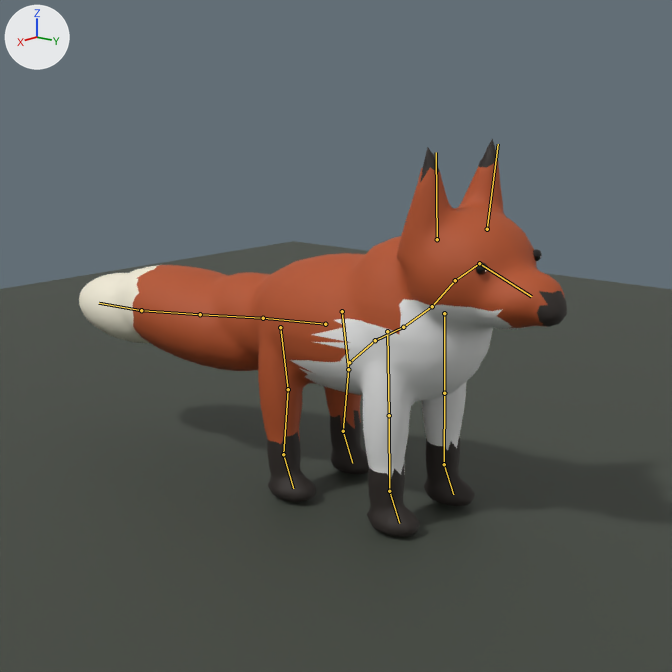
The Blender file assets/models/fox_reference.blend: old version first, new version second.
The view is the same before and after, from the file's camera 'Fox presentation camera'. Every picture has the same lights, and +X, +Y and +Z are marked at upper left. The first picture is the older version. Both versions are drawn at frame 39 of the action 'Stand'; the numbers are the values there. The bones that bend it are drawn over the model as lines.

The first picture shows 'Fox eye', 'Fox eye.001', 'Fox_Reference', 'Presentation Ground'.
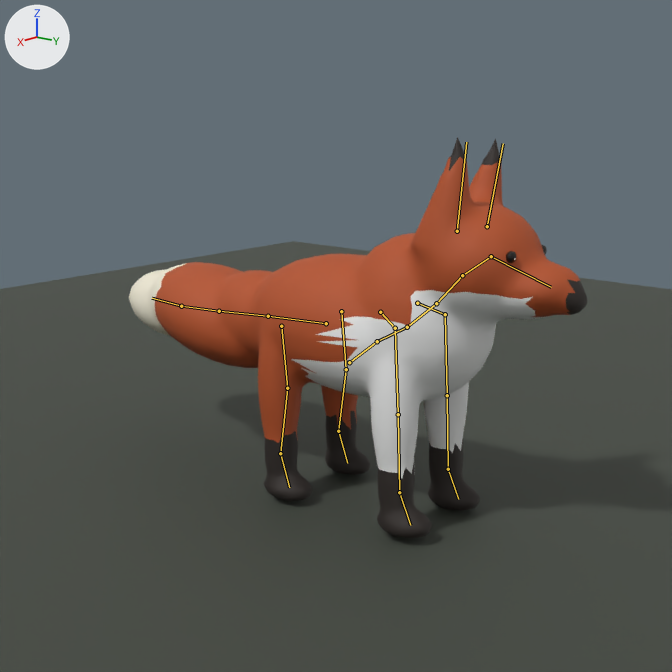
What differs and where, as boxes [x1, y1, x2, y2] in the pictures (672 x 672 px):
```json
{"object": "Fox_Reference", "change": "posed", "before": [79, 139, 567, 537], "after": [129, 137, 588, 539]}
{"object": "Fox eye", "change": "posed", "before": [533, 249, 542, 261], "after": [541, 245, 547, 255]}
{"bone": "pelvis", "before": "(349, 362) to (375, 340)", "after": "(349, 362) to (377, 341)"}
{"bone": "spine_01", "before": "(375, 340) to (403, 327)", "after": "(377, 341) to (407, 327)"}
{"bone": "chest", "before": "(403, 327) to (432, 306)", "after": "(407, 327) to (436, 303)"}
{"bone": "neck_01", "before": "(432, 306) to (455, 280)", "after": "(436, 303) to (462, 275)"}
{"bone": "neck_02", "before": "(455, 280) to (479, 263)", "after": "(462, 275) to (491, 256)"}
{"bone": "head", "before": "(479, 263) to (531, 296)", "after": "(491, 256) to (551, 287)"}
{"bone": "ear.R", "before": "(437, 239) to (436, 152)", "after": "(457, 231) to (466, 142)"}
{"bone": "tail_01", "before": "(325, 324) to (263, 318)", "after": "(326, 323) to (268, 316)"}
{"bone": "tail_02", "before": "(263, 318) to (200, 314)", "after": "(268, 316) to (219, 311)"}
{"bone": "tail_03", "before": "(200, 314) to (141, 310)", "after": "(219, 311) to (181, 306)"}
{"bone": "tail_04", "before": "(141, 310) to (99, 303)", "after": "(181, 306) to (152, 298)"}
```

The change, as JSON lines over the scene's bpy script:
```json
{"block": "bone_pelvis", "where": "bone_pelvis = bpy.data.objects['Fox_Rig'].pose.bones['pelvis']  # child of 'root'"}
{"op": "set", "path": "bone_pelvis.rotation_euler", "old": "(0.0175, 0.0, -0.0175)", "new": "(-0.0175, 0.0, 0.0175)", "note": "degrees (1, 0, -1) -> degrees (-1, 0, 1)"}
{"block": "bone_spine_01", "where": "bone_spine_01 = bpy.data.objects['Fox_Rig'].pose.bones['spine_01']  # child of 'pelvis'"}
{"op": "set", "path": "bone_spine_01.rotation_euler", "old": "(-0.0175, 0.0, -0.0175)", "new": "(0.0175, 0.0, 0.0175)", "note": "degrees (-1, 0, -1) -> degrees (1, 0, 1)"}
{"block": "bone_chest", "where": "bone_chest = bpy.data.objects['Fox_Rig'].pose.bones['chest']  # child of 'spine_01'"}
{"op": "set", "path": "bone_chest.rotation_euler", "old": "(-0.0349, 0.0, -0.0175)", "new": "(0.0175, 0.0, 0.0175)", "note": "degrees (-2, 0, -1) -> degrees (1, 0, 1)"}
{"block": "bone_neck_01", "where": "bone_neck_01 = bpy.data.objects['Fox_Rig'].pose.bones['neck_01']  # child of 'chest'"}
{"op": "set", "path": "bone_neck_01.rotation_euler", "old": "(0.0175, 0.0, -0.0175)", "new": "(-0.0175, 0.0, 0.0175)", "note": "degrees (1, 0, -1) -> degrees (-1, 0, 1)"}
{"block": "bone_neck_02", "where": "bone_neck_02 = bpy.data.objects['Fox_Rig'].pose.bones['neck_02']  # child of 'neck_01'"}
{"op": "set", "path": "bone_neck_02.rotation_euler", "old": "(0.0175, 0.0, -0.0349)", "new": "(0.0, 0.0, 0.0349)", "note": "degrees (1, 0, -2) -> degrees (0, 0, 2)"}
{"block": "bone_head", "where": "bone_head = bpy.data.objects['Fox_Rig'].pose.bones['head']  # child of 'neck_02'"}
{"op": "set", "path": "bone_head.rotation_euler", "old": "(0.0175, 0.0, -0.0524)", "new": "(-0.0175, 0.0, 0.0524)", "note": "degrees (1, 0, -3) -> degrees (-1, 0, 3)"}
{"block": "bone_ear_r", "where": "bone_ear_r = bpy.data.objects['Fox_Rig'].pose.bones['ear.R']  # child of 'head'"}
{"op": "set", "path": "bone_ear_r.rotation_euler", "old": "(0.0, 0.0, -0.0175)", "new": "(0.0175, 0.0, 0.0175)", "note": "degrees (0, 0, -1) -> degrees (1, 0, 1)"}
{"block": "bone_tail_01", "where": "bone_tail_01 = bpy.data.objects['Fox_Rig'].pose.bones['tail_01']  # child of 'pelvis'"}
{"op": "set", "path": "bone_tail_01.rotation_euler", "old": "(-0.0175, 0.0, -0.0524)", "new": "(0.0175, 0.0, 0.0524)", "note": "degrees (-1, 0, -3) -> degrees (1, 0, 3)"}
{"block": "bone_tail_02", "where": "bone_tail_02 = bpy.data.objects['Fox_Rig'].pose.bones['tail_02']  # child of 'tail_01'"}
{"op": "set", "path": "bone_tail_02.rotation_euler", "old": "(-0.0175, 0.0, -0.0698)", "new": "(0.0175, 0.0, 0.0873)", "note": "degrees (-1, 0, -4) -> degrees (1, 0, 5)"}
{"block": "bone_tail_03", "where": "bone_tail_03 = bpy.data.objects['Fox_Rig'].pose.bones['tail_03']  # child of 'tail_02'"}
{"op": "set", "path": "bone_tail_03.rotation_euler", "old": "(-0.0175, 0.0, -0.0524)", "new": "(0.0175, 0.0, 0.0698)", "note": "degrees (-1, 0, -3) -> degrees (1, 0, 4)"}
{"block": "bone_tail_04", "where": "bone_tail_04 = bpy.data.objects['Fox_Rig'].pose.bones['tail_04']  # child of 'tail_03'"}
{"op": "set", "path": "bone_tail_04.rotation_euler", "old": "(0.0, 0.0, -0.0349)", "new": "(0.0, 0.0, 0.0349)", "note": "degrees (0, 0, -2) -> degrees (0, 0, 2)"}
```
